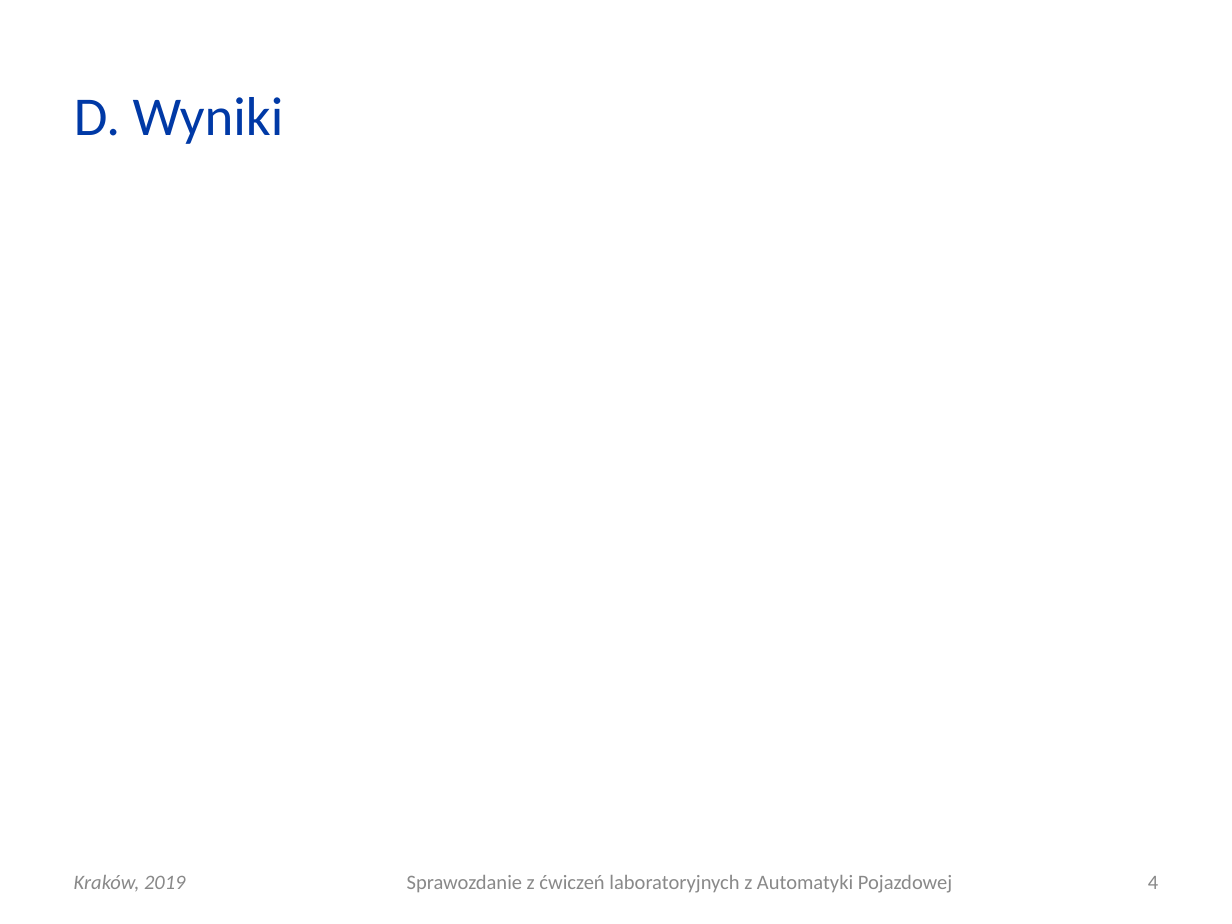
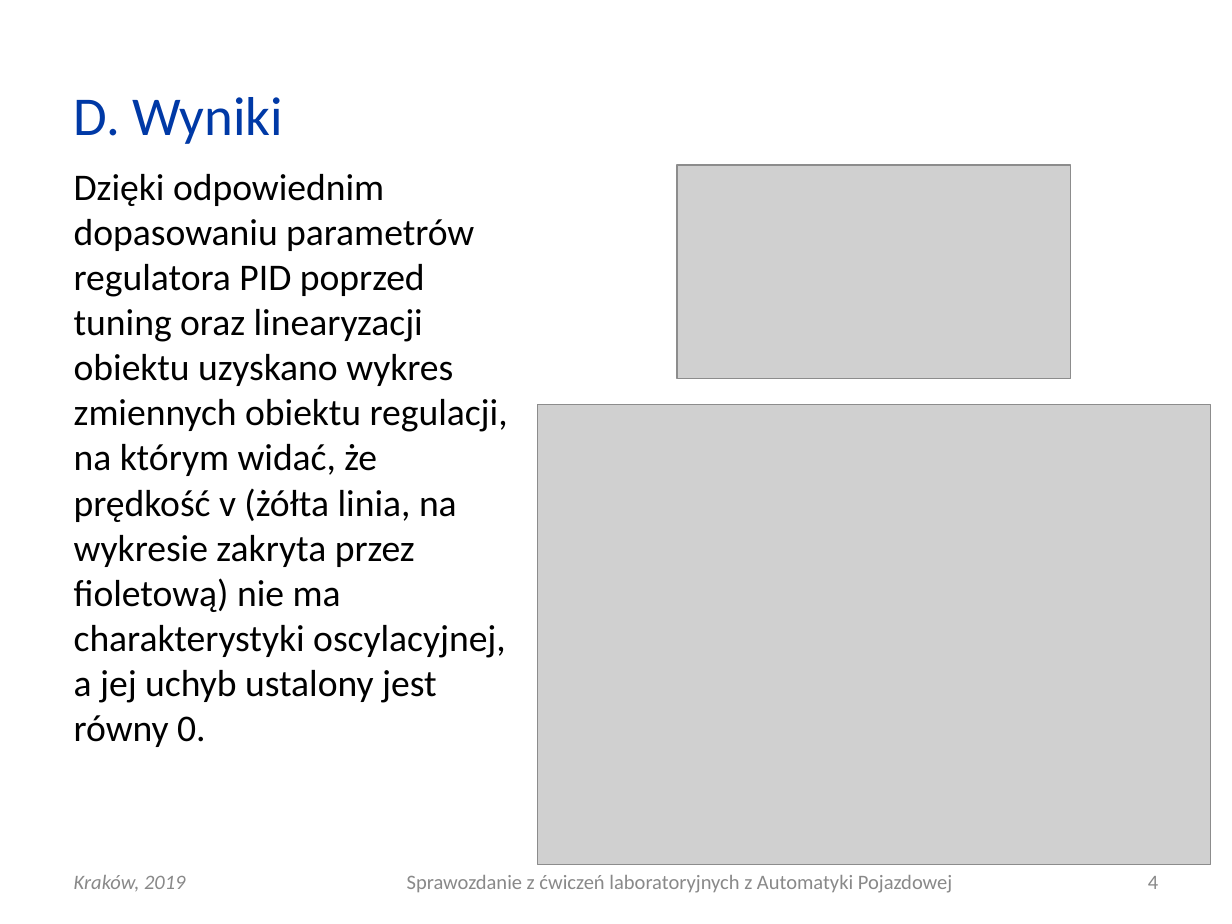
Before and after one commit to elfsonix/Automatyka-Pojazdowa, a slide deck: slide 4 of Lab8/AP_L08_20190403_0930_G03.ppt. Drawn at 1232x924 pixels with LibreOffice and Linux fonts; fonts in the diff are those of the drawing; grey boxes stand for pictures. Boxes give left, top, right and bottom in pixels: in the first picture for what was removed or moved away, otherwise in the second. Text is boxed around its words. In the diff, an @@ line names an element or a change of style, - is before the commit and + after.

Commit message:
Poprawa modelu i wyniki

```diff
--- a/Lab8/AP_L08_20190403_0930_G03.ppt
+++ b/Lab8/AP_L08_20190403_0930_G03.ppt
@@ text added at (74,174,508,747), 22 pt, text #000000 @@
+Dzięki odpowiednim dopasowaniu parametrów regulatora PID poprzed tuning oraz linearyzacji obiektu uzyskano wykres zmiennych obiektu regulacji, na którym widać, że prędkość v (żółta linia, na wykresie zakryta przez fioletową) nie ma charakterystyki oscylacyjnej, a jej uchyb ustalony jest równy 0.
@@ picture added at (678,165,1072,378) @@
@@ picture added at (537,404,1211,864) @@
```
Also in this commit, not shown: 1 other slide changed, 13 other files.
